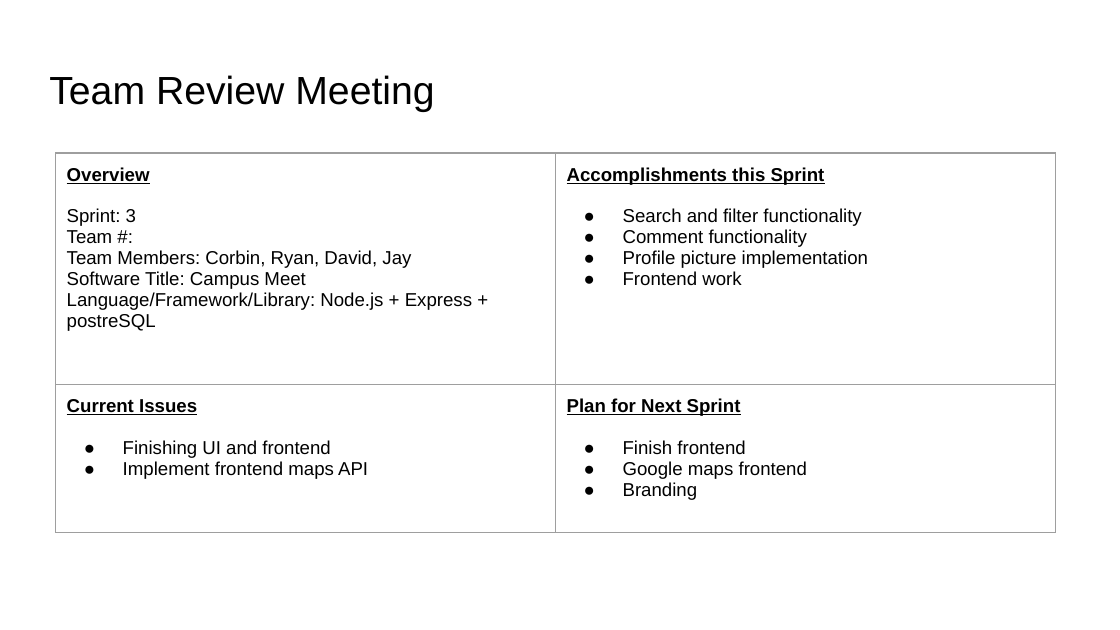
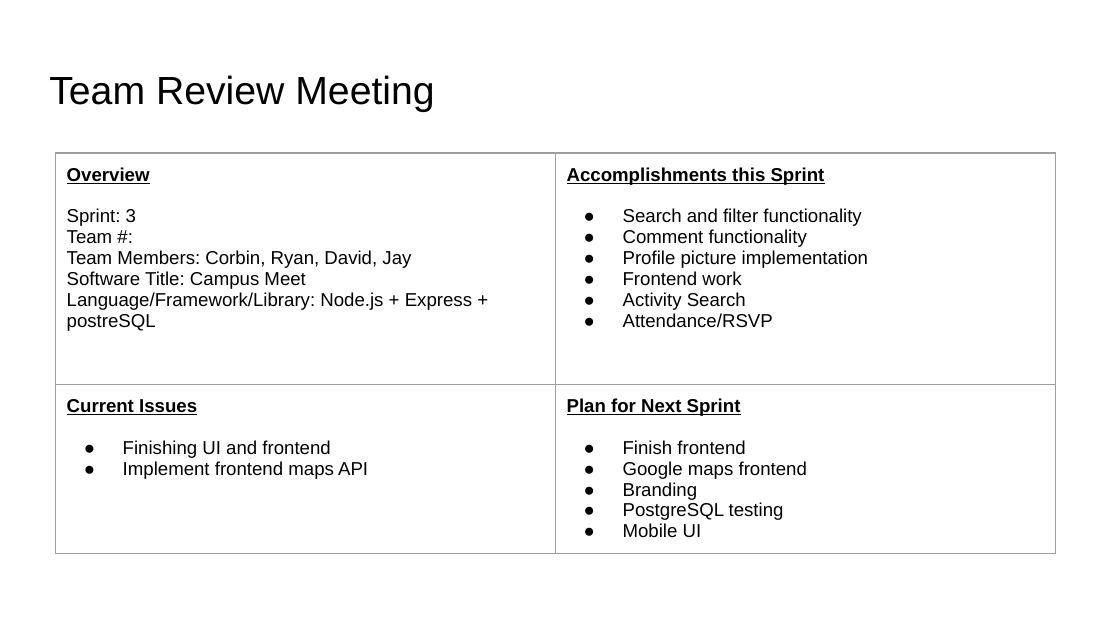
Before and after one commit to davidav5000/team7repo, a slide deck: slide 1 of team_review.pptx. Drawn at 1120x630 pixels with LibreOffice and Linux fonts; fonts in the diff are those of the drawing. Boxes give left, top, right and bottom in pixels: in the first picture for what was removed or moved away, otherwise in the second. Text is boxed around its words. In the diff, an @@ line names an element or a change of style, - is before the commit and + after.

Commit message:
updated pptx

```diff
--- a/team_review.pptx
+++ b/team_review.pptx
@@ table at (56,153,1055,579) @@
-row 1, column 2: Accomplishments this Sprint / Search and filter functionality / Comment functionality / Profile picture implementation / Frontend work
+row 1, column 2: Accomplishments this Sprint / Search and filter functionality / Comment functionality / Profile picture implementation / Frontend work / Activity Search / Attendance/RSVP
-row 2, column 2: Plan for Next Sprint / Finish frontend / Google maps frontend / Branding
+row 2, column 2: Plan for Next Sprint / Finish frontend / Google maps frontend / Branding / PostgreSQL testing / Mobile UI
```
